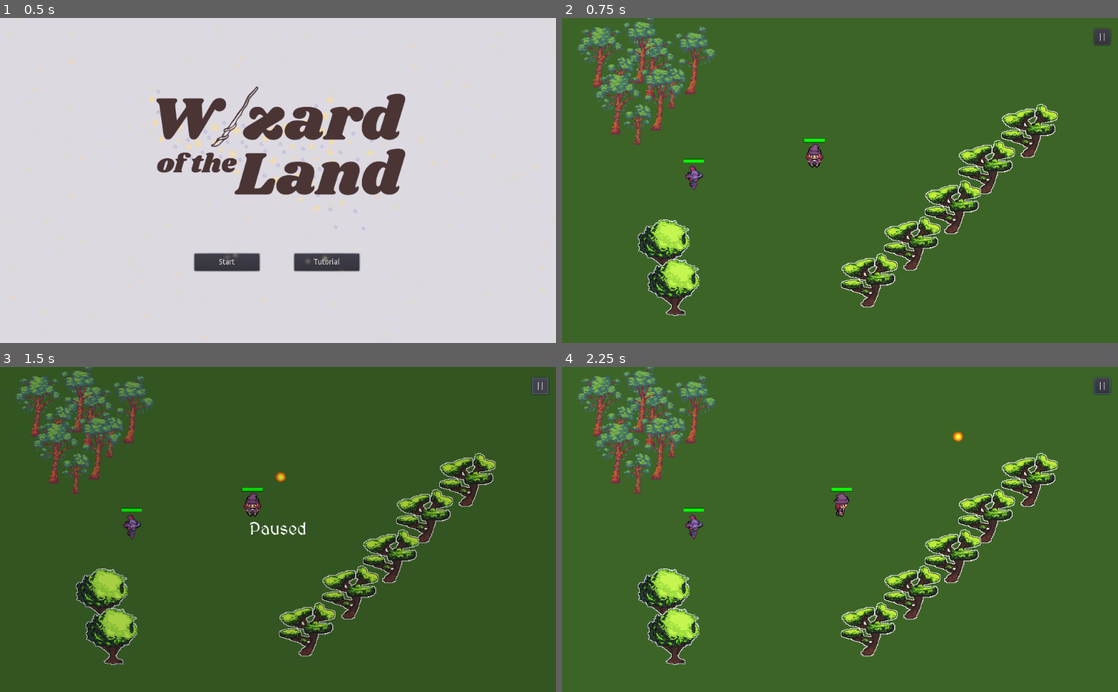
Above: before the commit, frames 1-4 (two rows, left to right).
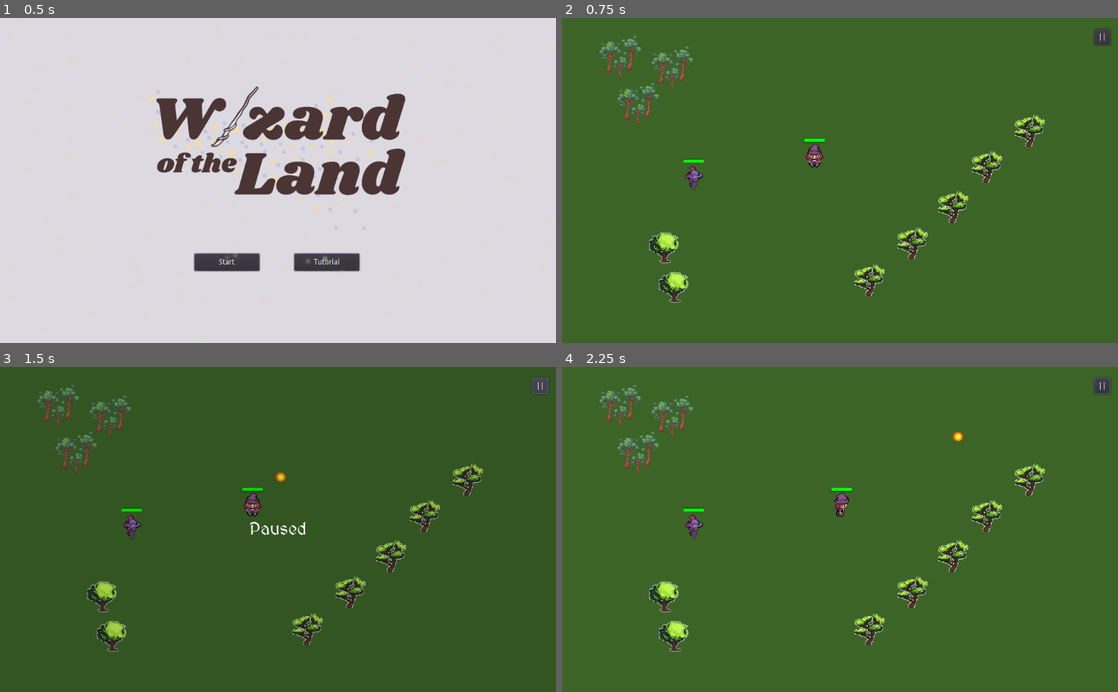
Above: after the commit, the same moments.

Repository: ann-rod/wizard_of_the_land
Game: Godot game, scene res://key_scenes/title_screen/TitleScreen.tscn
The game is run twice, just before and just after one commit, with the same random seed, the same clock (stepped at 60 frames per second) and the same inputs.
Inputs (mouse positions are in pixels of both pictures, inside the frame that each line leads up to):
- Up to frame 1 (0.5 s): no input
- Up to frame 2 (0.75 s): click "Start" at 0.5 s
- Up to frame 3 (1.5 s): click "||" at 1.25 s
- Up to frame 4 (2.25 s): tap Enter at 2 s; move the mouse to (962, 513) at 2.02 s; hold Right (move_right) from 2.03 s (still down); click (962, 513) at 2.1 s

Frame 1 is identical in both runs. In frame 2, 10% of the frame differs, in the area x 2-90%, y 0-92%; in frame 3, 9.7%; in frame 4, 10%.

Commit message:
added files to tutorial version

Diff:
--- /dev/null
+++ b/environments/env_assets/portal.tscn
@@ -0,0 +1,66 @@
+[gd_scene load_steps=12 format=2]
+
+[ext_resource path="res://art/sprite pngs/Purple Portal Sprite Sheet.png" type="Texture" id=1]
+
+[sub_resource type="AtlasTexture" id=1]
+flags = 4
+atlas = ExtResource( 1 )
+region = Rect2( 0, 0, 64, 68 )
+
+[sub_resource type="AtlasTexture" id=2]
+flags = 4
+atlas = ExtResource( 1 )
+region = Rect2( 64, 0, 64, 68 )
+
+[sub_resource type="AtlasTexture" id=3]
+flags = 4
+atlas = ExtResource( 1 )
+region = Rect2( 128, 0, 64, 68 )
+
+[sub_resource type="AtlasTexture" id=4]
+flags = 4
+atlas = ExtResource( 1 )
+region = Rect2( 192, 0, 64, 68 )
+
+[sub_resource type="AtlasTexture" id=5]
+flags = 4
+atlas = ExtResource( 1 )
+region = Rect2( 256, 0, 64, 68 )
+
+[sub_resource type="AtlasTexture" id=6]
+flags = 4
+atlas = ExtResource( 1 )
+region = Rect2( 320, 0, 64, 68 )
+
+[sub_resource type="AtlasTexture" id=7]
+flags = 4
+atlas = ExtResource( 1 )
+region = Rect2( 384, 0, 64, 68 )
+
+[sub_resource type="AtlasTexture" id=8]
+flags = 4
+atlas = ExtResource( 1 )
+region = Rect2( 448, 0, 64, 68 )
+
+[sub_resource type="SpriteFrames" id=9]
+animations = [ {
+"frames": [ SubResource( 1 ), SubResource( 2 ), SubResource( 3 ), SubResource( 4 ), SubResource( 5 ), SubResource( 6 ), SubResource( 7 ), SubResource( 8 ) ],
+"loop": true,
+"name": "default",
+"speed": 5.0
+} ]
+
+[sub_resource type="CapsuleShape2D" id=10]
+radius = 36.0
+height = 88.0
+
+[node name="portal" type="Area2D"]
+
+[node name="animsprite" type="AnimatedSprite" parent="."]
+scale = Vector2( 5.28125, 3.77941 )
+frames = SubResource( 9 )
+frame = 4
+playing = true
+
+[node name="collisionshae" type="CollisionShape2D" parent="."]
+shape = SubResource( 10 )
--- a/environments/env_assets/tree1.tscn
+++ b/environments/env_assets/tree1.tscn
@@ -1,9 +1,15 @@
-[gd_scene load_steps=2 format=2]
+[gd_scene load_steps=3 format=2]
 
 [ext_resource path="res://art/sprite pngs/tree 1.png" type="Texture" id=1]
 
-[node name="tree1" type="Node2D"]
+[sub_resource type="CircleShape2D" id=1]
+radius = 39.0
+
+[node name="tree1" type="Area2D"]
 
 [node name="Sprite" type="Sprite" parent="."]
-scale = Vector2( 0.146231, 0.148262 )
+scale = Vector2( 0.0722072, 0.0751104 )
 texture = ExtResource( 1 )
+
+[node name="CollisionShape2D" type="CollisionShape2D" parent="."]
+shape = SubResource( 1 )
--- a/environments/env_assets/tree2.tscn
+++ b/environments/env_assets/tree2.tscn
@@ -1,9 +1,15 @@
-[gd_scene load_steps=2 format=2]
+[gd_scene load_steps=3 format=2]
 
 [ext_resource path="res://art/sprite pngs/tree 2.png" type="Texture" id=1]
 
-[node name="tree2" type="Node2D"]
+[sub_resource type="CircleShape2D" id=1]
+radius = 29.0172
+
+[node name="tree2" type="Area2D"]
 
 [node name="Sprite" type="Sprite" parent="."]
-scale = Vector2( 0.290419, 0.258621 )
+scale = Vector2( 0.166916, 0.14101 )
 texture = ExtResource( 1 )
+
+[node name="CollisionShape2D" type="CollisionShape2D" parent="."]
+shape = SubResource( 1 )
--- a/environments/env_assets/tree3.tscn
+++ b/environments/env_assets/tree3.tscn
@@ -1,9 +1,16 @@
-[gd_scene load_steps=2 format=2]
+[gd_scene load_steps=3 format=2]
 
 [ext_resource path="res://art/sprite pngs/tree 3.png" type="Texture" id=1]
 
-[node name="tree3" type="Node2D"]
+[sub_resource type="CircleShape2D" id=1]
+radius = 29.0
+
+[node name="tree3" type="Area2D"]
 
 [node name="Sprite" type="Sprite" parent="."]
-scale = Vector2( 0.292367, 0.278361 )
+scale = Vector2( 0.154587, 0.164391 )
 texture = ExtResource( 1 )
+
+[node name="CollisionShape2D" type="CollisionShape2D" parent="."]
+position = Vector2( 0, -1 )
+shape = SubResource( 1 )
--- /dev/null
+++ b/environments/level1.gd
@@ -0,0 +1,16 @@
+extends Node2D
+
+
+# Declare member variables here. Examples:
+# var a = 2
+# var b = "text"
+
+
+# Called when the node enters the scene tree for the first time.
+func _ready():
+	pass # Replace with function body.
+
+
+# Called every frame. 'delta' is the elapsed time since the previous frame.
+#func _process(delta):
+#	pass
--- /dev/null
+++ b/environments/level1.tscn
@@ -0,0 +1,54 @@
+[gd_scene load_steps=8 format=2]
+
+[ext_resource path="res://environments/level1map.tscn" type="PackedScene" id=1]
+[ext_resource path="res://characters/Player.tscn" type="PackedScene" id=2]
+[ext_resource path="res://characters/enemies/Mob.tscn" type="PackedScene" id=3]
+[ext_resource path="res://spells/SpellManager.tscn" type="PackedScene" id=4]
+[ext_resource path="res://spells/Spell.tscn" type="PackedScene" id=5]
+[ext_resource path="res://environments/env_assets/portal.tscn" type="PackedScene" id=6]
+[ext_resource path="res://environments/level1.gd" type="Script" id=7]
+
+[node name="level1" type="Node2D"]
+script = ExtResource( 7 )
+
+[node name="ColorRect" type="TextureRect" parent="."]
+margin_right = 1028.0
+margin_bottom = 601.0
+
+[node name="level1map" parent="." instance=ExtResource( 1 )]
+
+[node name="portal" parent="." instance=ExtResource( 6 )]
+position = Vector2( 948, 74 )
+scale = Vector2( 0.6, 0.6 )
+
+[node name="Player" parent="." instance=ExtResource( 2 )]
+position = Vector2( 66, 69 )
+
+[node name="RemoteTransform2D" type="RemoteTransform2D" parent="Player"]
+remote_path = NodePath("../../Camera2D")
+
+[node name="Mob" parent="." instance=ExtResource( 3 )]
+position = Vector2( 450, 76 )
+
+[node name="Mob2" parent="." instance=ExtResource( 3 )]
+position = Vector2( 822, 293 )
+
+[node name="Mob3" parent="." instance=ExtResource( 3 )]
+position = Vector2( 464, 520 )
+
+[node name="Mob4" parent="." instance=ExtResource( 3 )]
+position = Vector2( 117, 281 )
+
+[node name="Spell" parent="." instance=ExtResource( 5 )]
+
+[node name="SpellManager" parent="." instance=ExtResource( 4 )]
+position = Vector2( 450, 76 )
+
+[node name="Camera2D" type="Camera2D" parent="."]
+position = Vector2( 66, 69 )
+current = true
+zoom = Vector2( 0.5, 0.5 )
+limit_left = 0
+limit_top = 0
+limit_right = 1028
+limit_bottom = 602
--- /dev/null
+++ b/environments/level1map.tscn
@@ -0,0 +1,97 @@
+[gd_scene load_steps=4 format=2]
+
+[ext_resource path="res://environments/env_assets/tree2.tscn" type="PackedScene" id=1]
+[ext_resource path="res://environments/env_assets/tree3.tscn" type="PackedScene" id=2]
+[ext_resource path="res://environments/env_assets/tree1.tscn" type="PackedScene" id=3]
+
+[node name="level1map" type="Node2D"]
+
+[node name="tree1" parent="." instance=ExtResource( 3 )]
+position = Vector2( 252, 117 )
+
+[node name="tree2" parent="." instance=ExtResource( 1 )]
+position = Vector2( 208, 53 )
+
+[node name="tree3" parent="." instance=ExtResource( 2 )]
+position = Vector2( 153, 27 )
+
+[node name="tree4" parent="." instance=ExtResource( 3 )]
+position = Vector2( 855, 437 )
+
+[node name="tree5" parent="." instance=ExtResource( 1 )]
+position = Vector2( 904, 490 )
+
+[node name="tree6" parent="." instance=ExtResource( 2 )]
+position = Vector2( 159, 107 )
+
+[node name="tree7" parent="." instance=ExtResource( 3 )]
+position = Vector2( 420, 227 )
+
+[node name="tree8" parent="." instance=ExtResource( 1 )]
+position = Vector2( 865, 526 )
+
+[node name="tree9" parent="." instance=ExtResource( 2 )]
+position = Vector2( 810, 500 )
+
+[node name="tree10" parent="." instance=ExtResource( 3 )]
+position = Vector2( 207, 359 )
+
+[node name="tree11" parent="." instance=ExtResource( 1 )]
+position = Vector2( 256, 412 )
+
+[node name="tree12" parent="." instance=ExtResource( 2 )]
+position = Vector2( 327, 217 )
+
+[node name="tree13" parent="." instance=ExtResource( 3 )]
+position = Vector2( 375, 334 )
+
+[node name="tree14" parent="." instance=ExtResource( 1 )]
+position = Vector2( 331, 270 )
+
+[node name="tree15" parent="." instance=ExtResource( 2 )]
+position = Vector2( 276, 244 )
+
+[node name="tree16" parent="." instance=ExtResource( 3 )]
+position = Vector2( 649, 41 )
+
+[node name="tree17" parent="." instance=ExtResource( 1 )]
+position = Vector2( 698, 94 )
+
+[node name="tree18" parent="." instance=ExtResource( 2 )]
+position = Vector2( 282, 324 )
+
+[node name="tree19" parent="." instance=ExtResource( 3 )]
+position = Vector2( 703, 194 )
+
+[node name="tree20" parent="." instance=ExtResource( 1 )]
+position = Vector2( 659, 130 )
+
+[node name="tree21" parent="." instance=ExtResource( 2 )]
+position = Vector2( 604, 104 )
+
+[node name="tree22" parent="." instance=ExtResource( 3 )]
+position = Vector2( 936, 197 )
+
+[node name="tree23" parent="." instance=ExtResource( 1 )]
+position = Vector2( 985, 250 )
+
+[node name="tree24" parent="." instance=ExtResource( 2 )]
+position = Vector2( 610, 184 )
+
+[node name="tree25" parent="." instance=ExtResource( 3 )]
+position = Vector2( 467, 299 )
+
+[node name="tree26" parent="." instance=ExtResource( 1 )]
+position = Vector2( 516, 352 )
+
+[node name="tree27" parent="." instance=ExtResource( 3 )]
+position = Vector2( 521, 452 )
+
+[node name="tree28" parent="." instance=ExtResource( 1 )]
+position = Vector2( 477, 388 )
+
+[node name="tree29" parent="." instance=ExtResource( 2 )]
+position = Vector2( 422, 362 )
+
+[node name="tree30" parent="." instance=ExtResource( 2 )]
+position = Vector2( 428, 442 )
--- /dev/null
+++ b/spells/SpellManager.tscn
@@ -0,0 +1,10 @@
+[gd_scene load_steps=3 format=2]
+
+[ext_resource path="res://art/sounds/spell_sound.mp3" type="AudioStream" id=1]
+[ext_resource path="res://spells/SpellManager.gd" type="Script" id=2]
+
+[node name="SpellManager" type="Node2D"]
+script = ExtResource( 2 )
+
+[node name="SpellSound" type="AudioStreamPlayer2D" parent="."]
+stream = ExtResource( 1 )
Binary file added: art/sprite pngs/Purple Portal Sprite Sheet.png
Not shown, added: art/sprite pngs/Purple Portal Sprite Sheet.png.import
Not shown, added: .DS_Store
Not shown, changed: environments/.DS_Store
